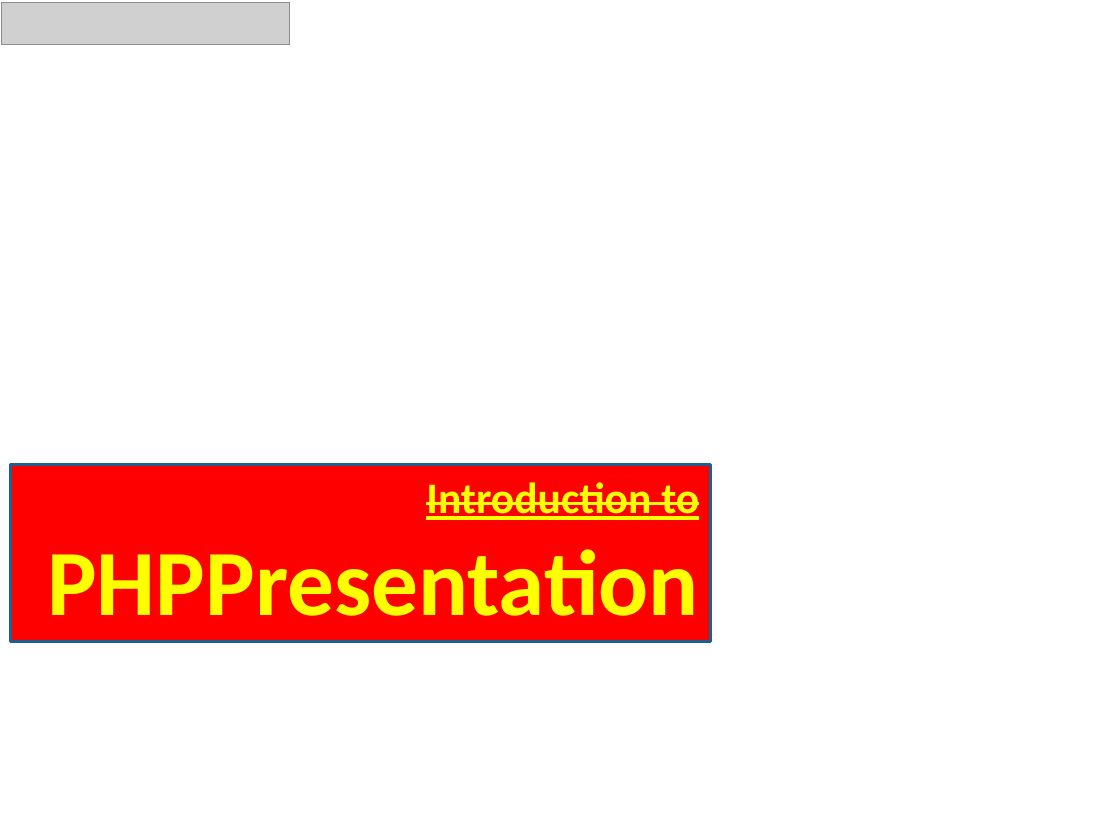
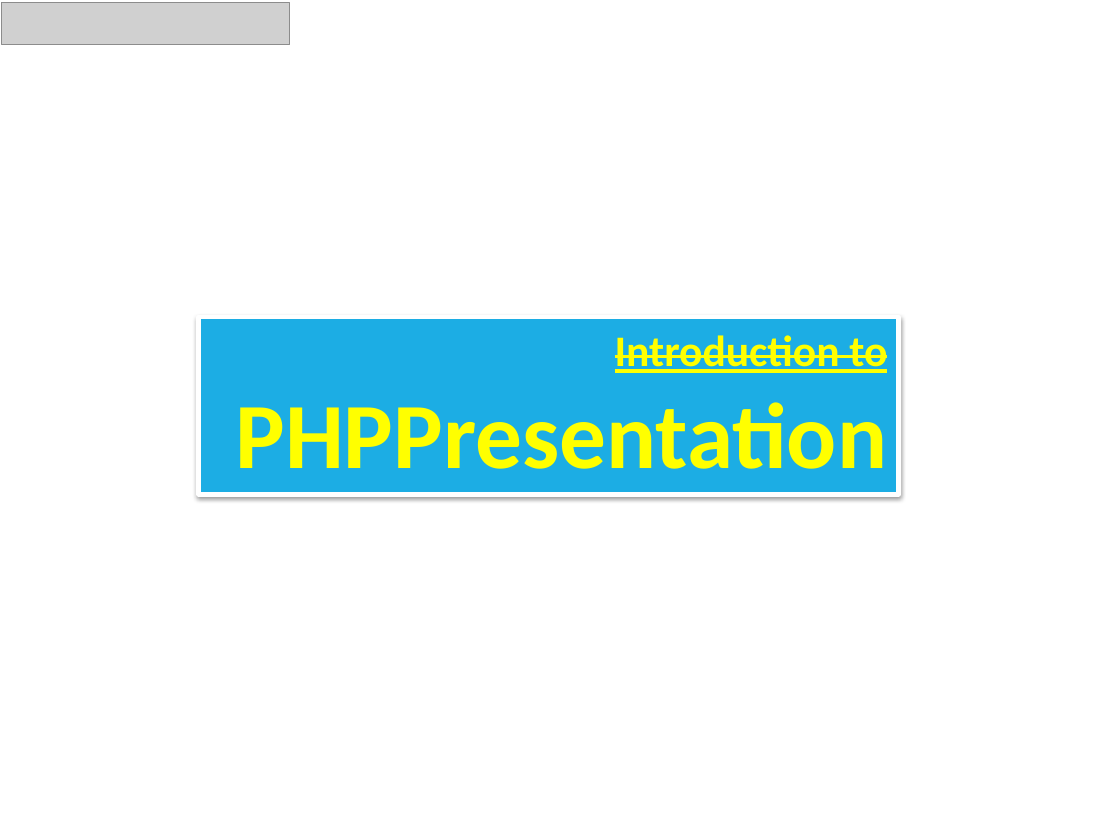
Before and after one commit to taghash/PPTX2HTML, a slide deck: slide 1 of Sample_12.pptx. Drawn at 1120x840 pixels with LibreOffice and Linux fonts; fonts in the diff are those of the drawing; grey boxes stand for pictures. Boxes give left, top, right and bottom in pixels: in the first picture for what was removed or moved away, otherwise in the second. Text is boxed around its words. In the diff, an @@ line names an element or a change of style, - is before the commit and + after.

```diff
--- a/Sample_12.pptx
+++ b/Sample_12.pptx
@@ rectangle "Introduction to PHPPresentation" moved from (x1=10, y1=465, x2=710, y2=642) to (x1=198, y1=317, x2=898, y2=494) @@
@@ rectangle "Introduction to PHPPresentation" at (x1=198, y1=317, x2=898, y2=494): fill #FF0000 to #1CADE4; outline #1C6192 2 pt to #FFFFFF 3 pt; shadow on @@
```
Also in this commit, not shown: 5 other slides changed.
